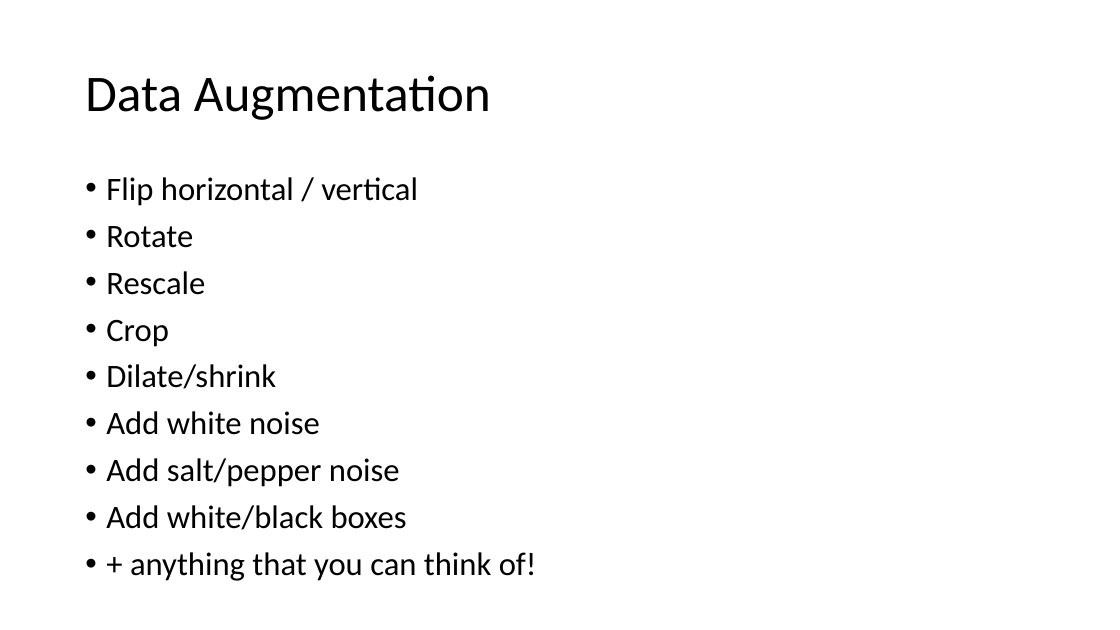
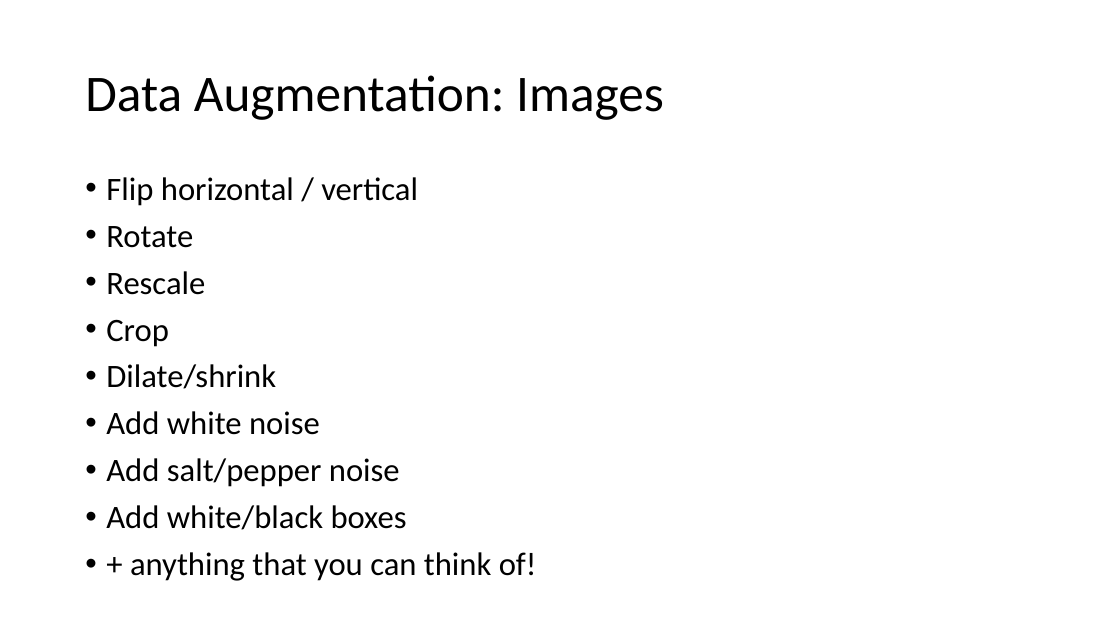
Before and after one commit to MICS-Lab/DeepLearningCourse, a slide deck: slide 9 of Slides_6.pptx. Drawn at 1120x630 pixels with LibreOffice and Linux fonts; fonts in the diff are those of the drawing. Boxes give left, top, right and bottom in pixels: in the first picture for what was removed or moved away, otherwise in the second. Text is boxed around its words. In the diff, an @@ line names an element or a change of style, - is before the commit and + after.

Commit message:
added audio data augmentation

```diff
--- a/Slides_6.pptx
+++ b/Slides_6.pptx
@@ title at [85, 75, 664, 120]: text changed @@
-Data Augmentation
+Data Augmentation: Images
```
Also in this commit, not shown: 1 slide added.
